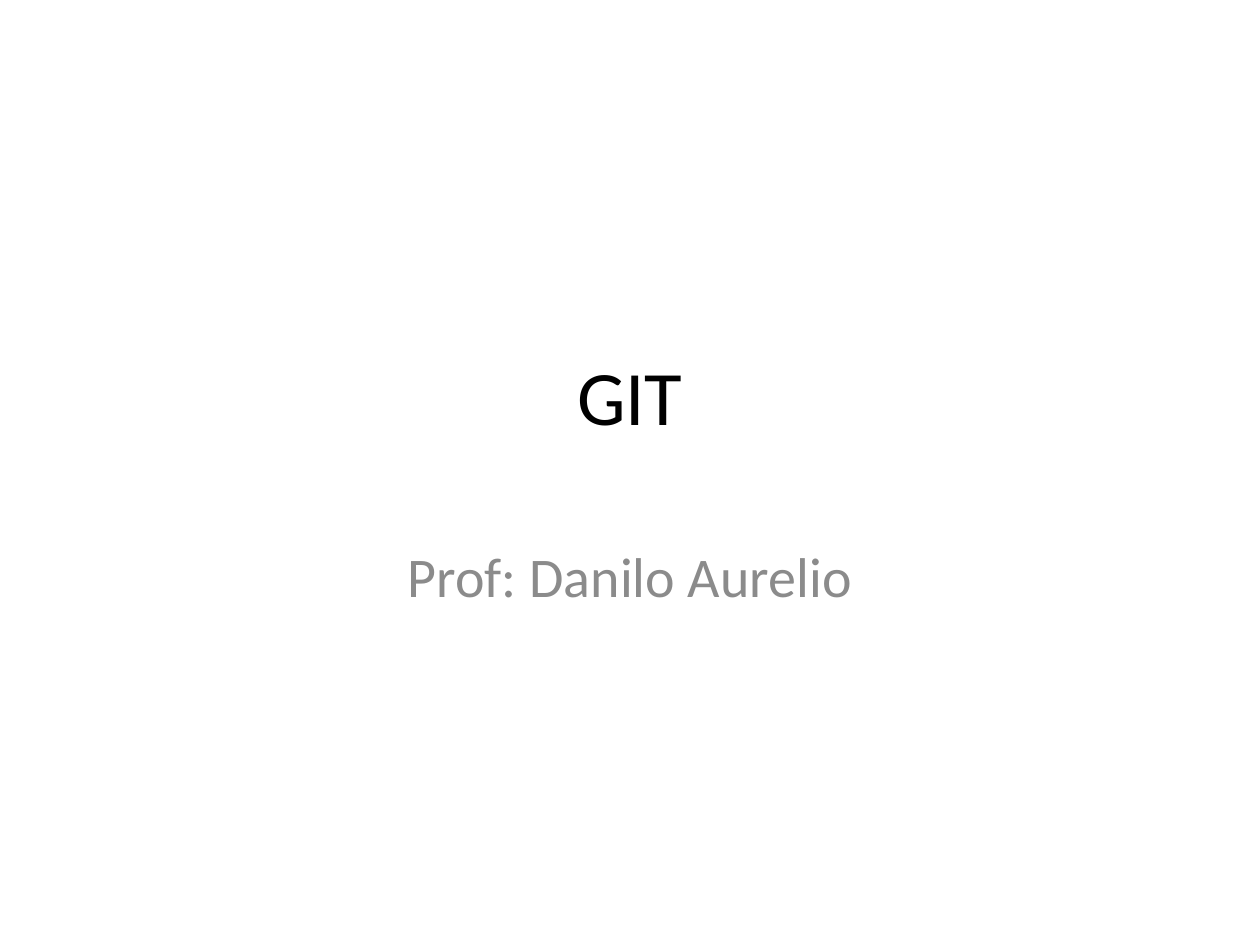
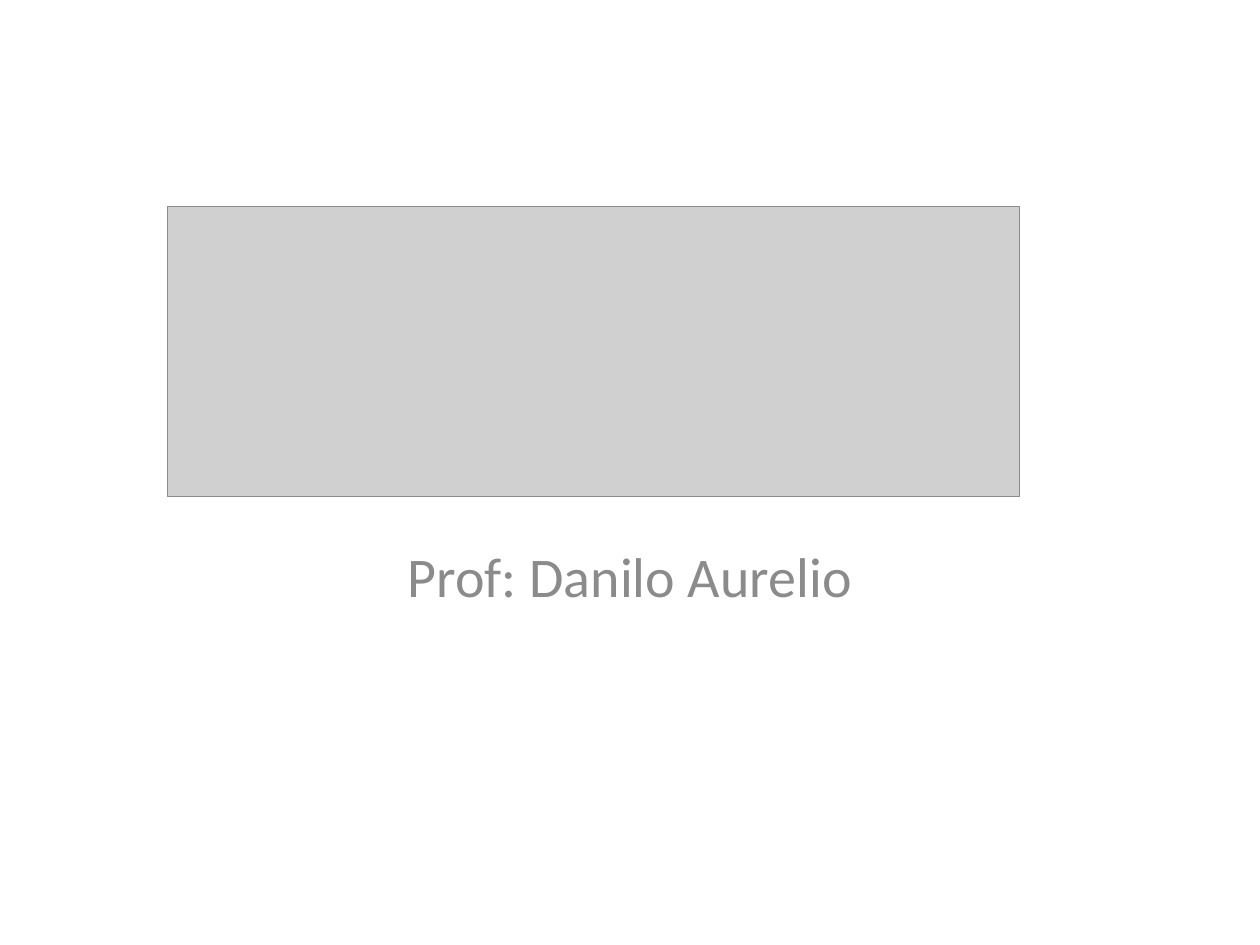
Before and after one commit to feliperoecker/tei, a slide deck: slide 1 of GIT.pptx. Drawn at 1260x945 pixels with LibreOffice and Linux fonts; fonts in the diff are those of the drawing; grey boxes stand for pictures. Boxes give left, top, right and bottom in pixels: in the first picture for what was removed or moved away, otherwise in the second. Text is boxed around its words. In the diff, an @@ line names an element or a change of style, - is before the commit and + after.

```diff
--- a/GIT.pptx
+++ b/GIT.pptx
@@ picture added at (168, 207, 1021, 496) @@
@@ title removed at (577, 375, 682, 426) @@
-GIT
```
Also in this commit, not shown: 3 other slides changed, 3 slides added.
